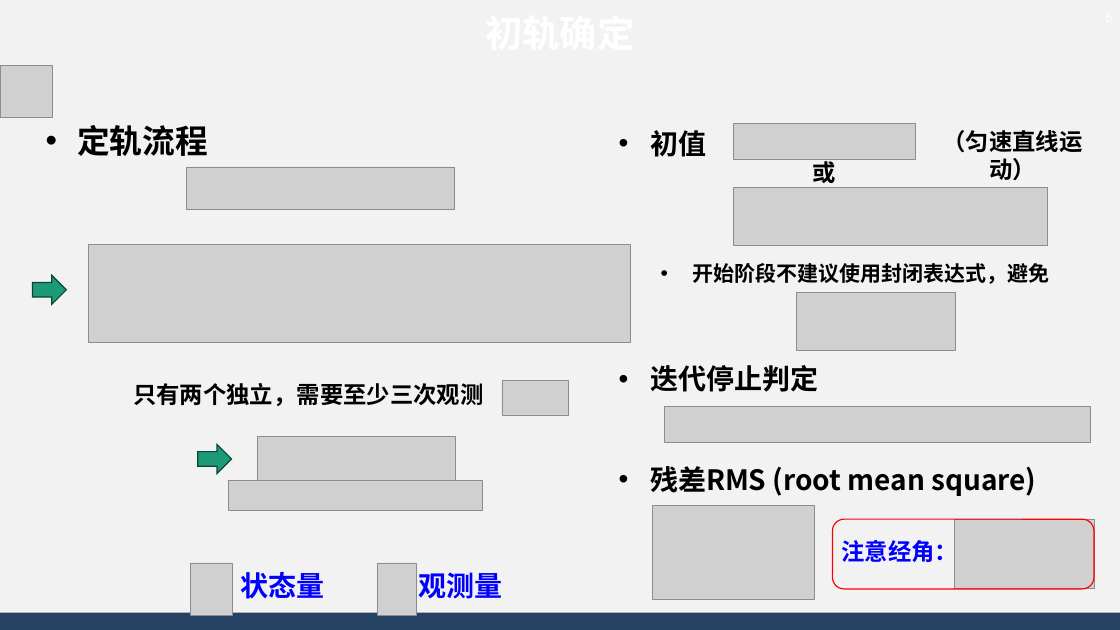
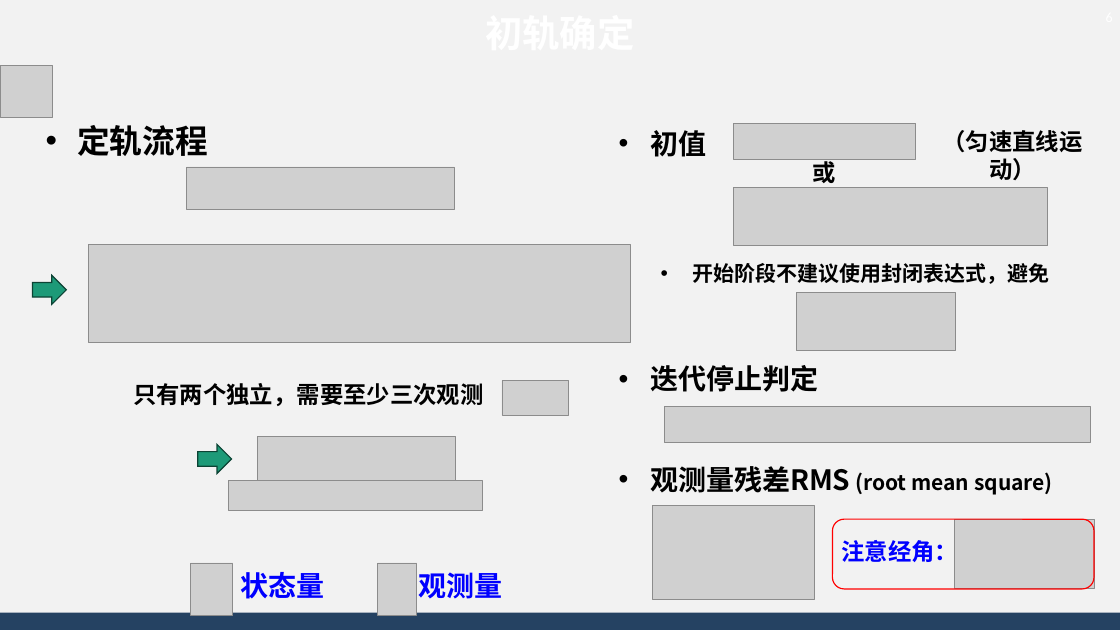
Before and after one commit to AsBackup/DAOSSA, a slide deck: slide 6 of 12 初轨确定和精密定轨原理.pptx. Drawn at 1120x630 pixels with LibreOffice and Linux fonts; fonts in the diff are those of the drawing; grey boxes stand for pictures; background and template pictures are left out. Boxes give left, top, right and bottom in pixels: in the first picture for what was removed or moved away, otherwise in the second. Text is boxed around its words. In the diff, an @@ line names an element or a change of style, - is before the commit and + after.

```diff
--- a/12 初轨确定和精密定轨原理.pptx
+++ b/12 初轨确定和精密定轨原理.pptx
@@ text at [650,466,1053,495]: text changed; size 24 to 18 pt @@
-• 残差RMS (root mean square)
+• 观测量残差RMS (root mean square)
```
Also in this commit, not shown: 3 other slides changed, 14 other files.
